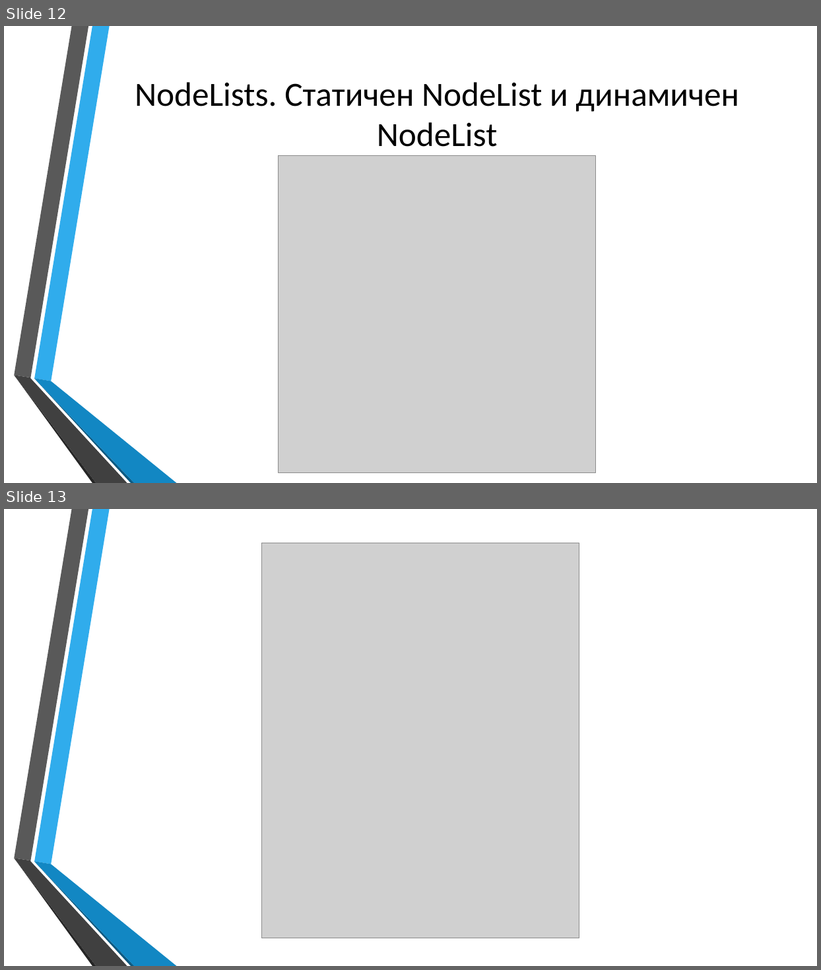
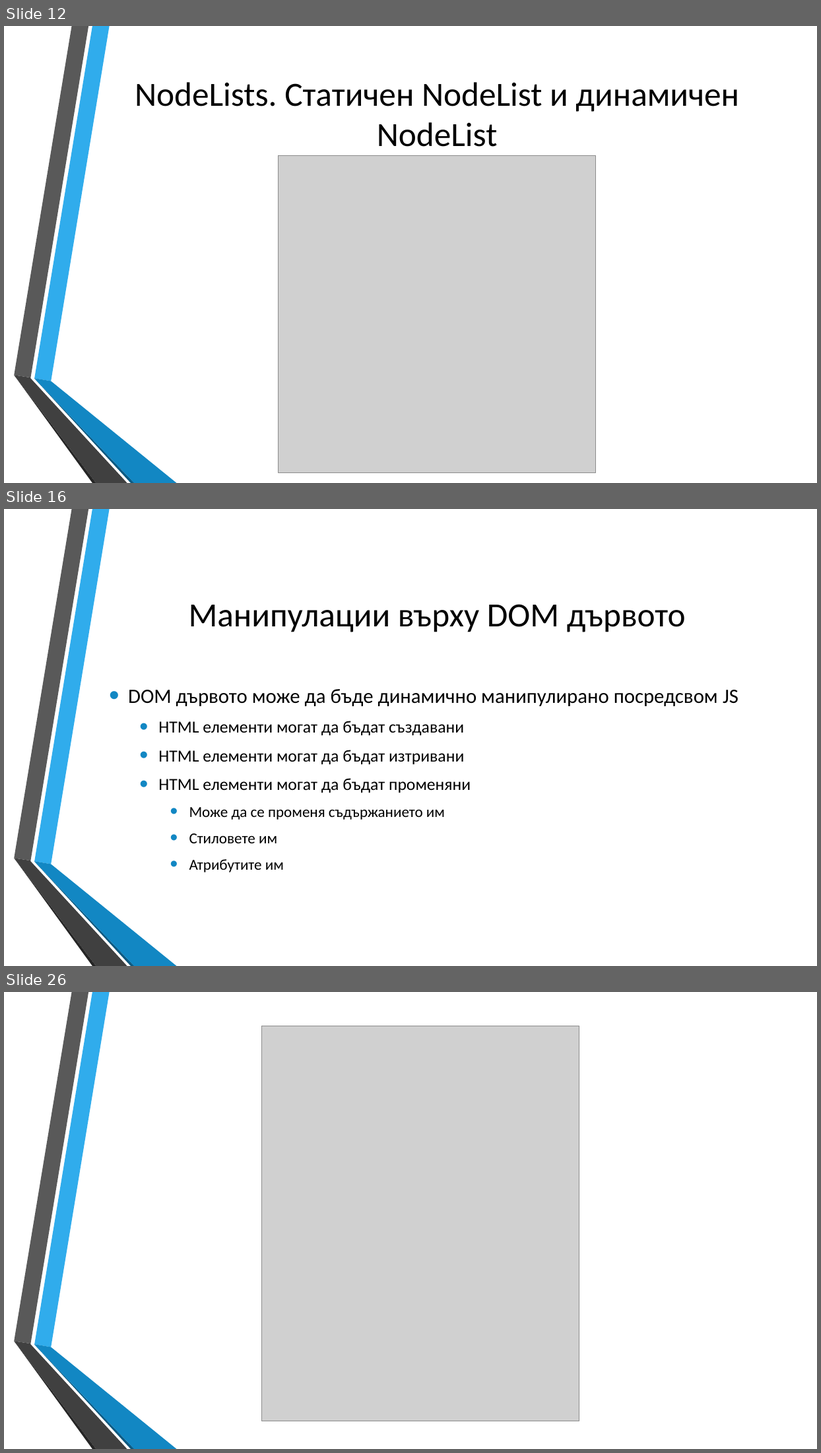
Before and after one commit to dnmitev/IT-Academy, a slide deck: JS Fundamentals/9.DOM&CSS/DOM&CSS.pptx. Shown one above the other, each under a label of ours: slides 12 and 13 before the commit, slides 12, 16 and 26 after it; the slides between them are not shown. The pictures are 821x970 and 821x1453 pixels, drawn with LibreOffice and Linux fonts; fonts in the diff are those of the drawing; grey boxes stand for pictures; background and template pictures are left out. Boxes give left, top, right and bottom in pixels: in the first picture for what was removed or moved away, otherwise in the second. Text is boxed around its words. In the diff, an @@ line names an element or a change of style, - is before the commit and + after.

```diff
--- a/JS Fundamentals/9.DOM&CSS/DOM&CSS.pptx
+++ b/JS Fundamentals/9.DOM&CSS/DOM&CSS.pptx
@@ slide 16 added at (x1=4, y1=509, x2=817, y2=966), background picture (left out); not listed: 6 template elements that a slide beside it also shows @@
@@ title added at (x1=189, y1=604, x2=686, y2=632), 40 pt, text #000000 @@
+Манипулации върху DOM дървото
@@ text added at (x1=128, y1=689, x2=739, y2=873), 20 pt, text #000000 @@
+• DOM дървото може да бъде динамично манипулирано посредсвом JS
+  • HTML елементи могат да бъдат създавани
+  • HTML елементи могат да бъдат изтривани
+  • HTML елементи могат да бъдат променяни
+    • Може да се променя съдържанието им
+    • Стиловете им
+    • Атрибутите им
@@ what was slide 13 is now slide 26 @@
```
Also in this commit, not shown: 1 slide changed, 12 other slides added, 9 other files.
